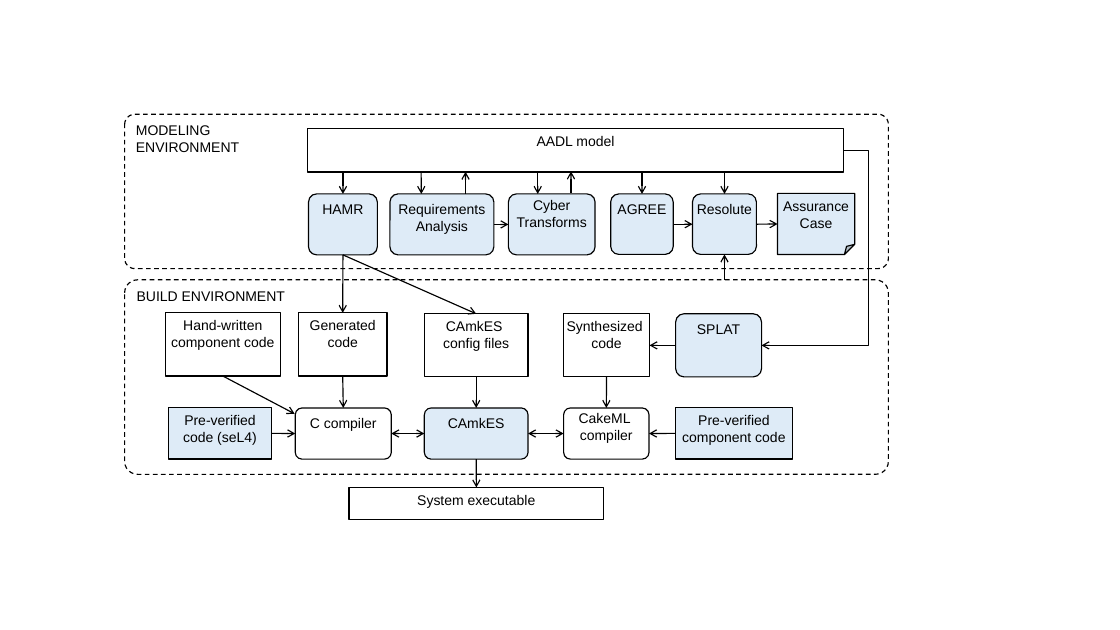
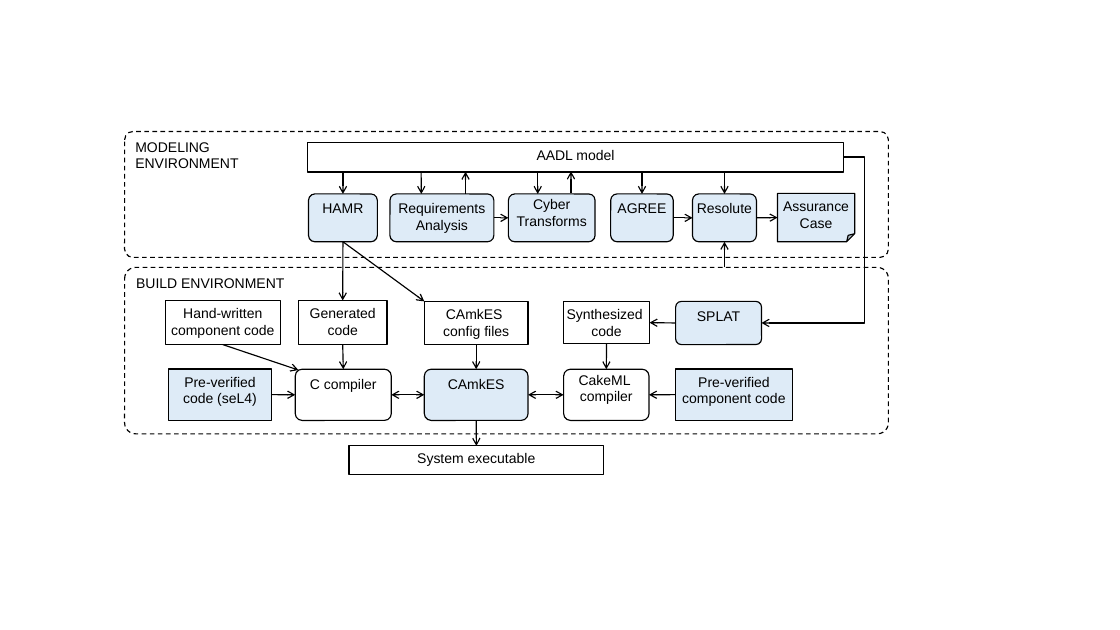
Before and after one commit to iamundson/case-assurance-pattern, a slide deck: slide 15 of figs/figures.pptx. Drawn at 1120x630 pixels with LibreOffice and Linux fonts; fonts in the diff are those of the drawing. Boxes give left, top, right and bottom in pixels: in the first picture for what was removed or moved away, otherwise in the second. Text is boxed around its words. In the diff, an @@ line names an element or a change of style, - is before the commit and + after.

```diff
--- a/figs/figures.pptx
+++ b/figs/figures.pptx
@@ rounded rectangle "MODELING": place and size @@
-rounded rectangle "MODELING" at bbox=[124, 114, 888, 269]
+rounded rectangle "MODELING" at bbox=[124, 132, 888, 258]
@@ rectangle "AADL model": place and size @@
-rectangle "AADL model" at bbox=[308, 129, 844, 172]
+rectangle "AADL model" at bbox=[308, 142, 844, 172]
@@ elbow arrow moved from (844, 150) - (762, 345) to (844, 157) - (762, 323) @@
@@ rounded rectangle "HAMR": place and size @@
-rounded rectangle "HAMR" at bbox=[308, 194, 377, 255]
+rounded rectangle "HAMR" at bbox=[308, 194, 377, 242]
@@ rounded rectangle "Requirements Analysis": place and size @@
-rounded rectangle "Requirements Analysis" at bbox=[390, 194, 494, 255]
+rounded rectangle "Requirements Analysis" at bbox=[390, 194, 494, 242]
@@ rounded rectangle "Cyber Transforms": place and size @@
-rounded rectangle "Cyber Transforms" at bbox=[508, 194, 595, 255]
+rounded rectangle "Cyber Transforms" at bbox=[508, 194, 595, 242]
@@ rounded rectangle "AGREE": place and size @@
-rounded rectangle "AGREE" at bbox=[611, 194, 673, 255]
+rounded rectangle "AGREE" at bbox=[611, 194, 673, 242]
@@ rounded rectangle "Resolute": place and size @@
-rounded rectangle "Resolute" at bbox=[692, 194, 756, 255]
+rounded rectangle "Resolute" at bbox=[692, 194, 756, 242]
@@ folded corner "Assurance Case": place and size @@
-folded corner "Assurance Case" at bbox=[778, 193, 855, 255]
+folded corner "Assurance Case" at bbox=[778, 193, 855, 242]
@@ 3 arrows: place and size @@
-3 arrows at bbox=[494, 224, 778, 224]
+3 arrows at bbox=[494, 218, 778, 218]
@@ rounded rectangle "BUILD ENVIRONMENT": place and size @@
-rounded rectangle "BUILD ENVIRONMENT" at bbox=[124, 280, 888, 475]
+rounded rectangle "BUILD ENVIRONMENT" at bbox=[124, 267, 888, 434]
@@ arrow moved from (343, 255) - (343, 313) to (343, 242) - (343, 301) @@
@@ arrow moved from (343, 255) - (476, 314) to (343, 242) - (424, 302) @@
@@ arrow moved from (724, 280) - (724, 255) to (724, 267) - (724, 242) @@
@@ rectangle "Hand-written component code": place and size @@
-rectangle "Hand-written component code" at bbox=[166, 313, 281, 376]
+rectangle "Hand-written component code" at bbox=[166, 301, 281, 345]
@@ rectangle "Generated code": place and size @@
-rectangle "Generated code" at bbox=[298, 313, 387, 376]
+rectangle "Generated code" at bbox=[298, 301, 387, 345]
@@ rectangle "CAmkES": place and size @@
-rectangle "CAmkES" at bbox=[424, 314, 528, 377]
+rectangle "CAmkES" at bbox=[424, 302, 528, 344]
@@ rectangle "Synthesized": place and size @@
-rectangle "Synthesized" at bbox=[564, 314, 649, 377]
+rectangle "Synthesized" at bbox=[564, 302, 649, 344]
@@ arrow moved from (676, 345) - (649, 345) to (676, 323) - (649, 323) @@
@@ rounded rectangle "SPLAT": place and size @@
-rounded rectangle "SPLAT" at bbox=[676, 314, 761, 377]
+rounded rectangle "SPLAT" at bbox=[676, 302, 761, 344]
@@ arrow moved from (223, 376) - (295, 414) to (223, 344) - (298, 371) @@
@@ arrow moved from (343, 376) - (344, 408) to (343, 344) - (344, 370) @@
@@ arrow moved from (476, 377) - (476, 408) to (476, 344) - (476, 370) @@
@@ arrow moved from (607, 377) - (607, 408) to (607, 344) - (607, 370) @@
@@ 3 rounded rectangles, 3 rectangles, 3 arrows, 2 double arrows: place and size @@
-3 rounded rectangles, 3 rectangles, 3 arrows, 2 double arrows at bbox=[168, 408, 793, 519]
+3 rounded rectangles, 3 rectangles, 3 arrows, 2 double arrows at bbox=[168, 369, 793, 475]
```
Also in this commit, not shown: 6 other files.
